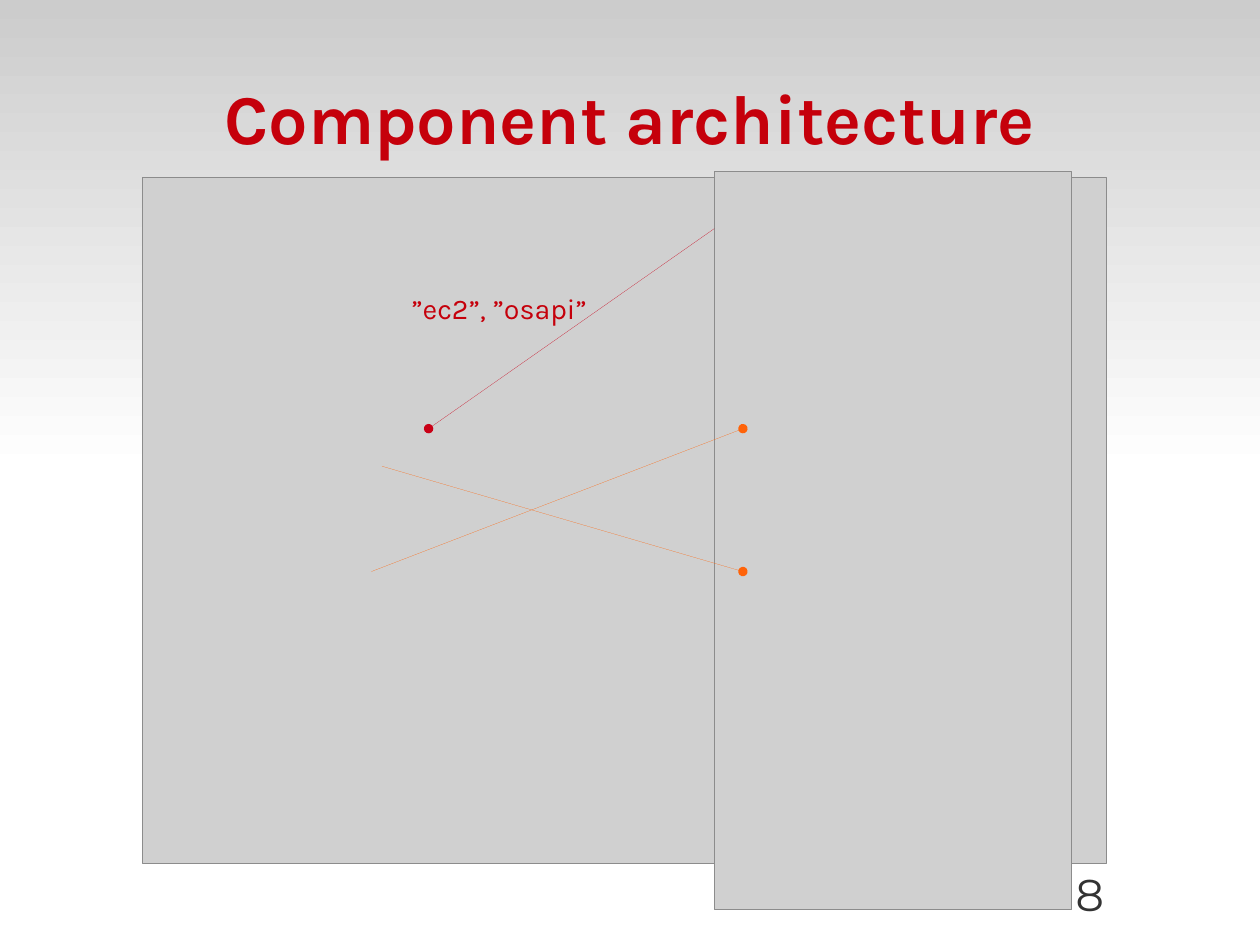
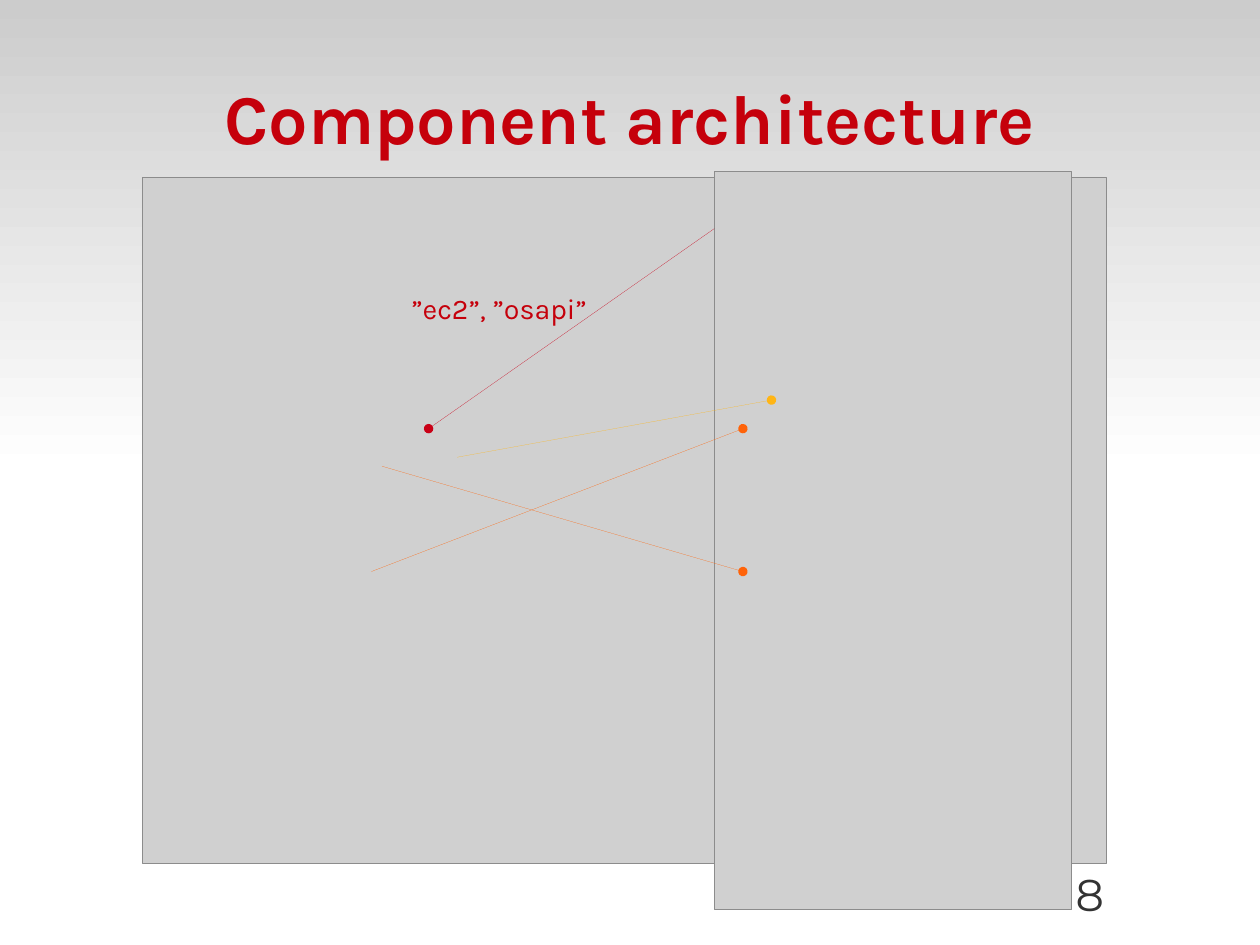
Before and after one commit to zyluo/talk-COSUG-2012, a slide deck: slide 8 of COSUG-2012.odp. Drawn at 1260x945 pixels with LibreOffice and Linux fonts; fonts in the diff are those of the drawing; grey boxes stand for pictures; background and template pictures are left out. Boxes give left, top, right and bottom in pixels: in the first picture for what was removed or moved away, otherwise in the second. Text is boxed around its words. In the diff, an @@ line names an element or a change of style, - is before the commit and + after.

```diff
--- a/COSUG-2012.odp
+++ b/COSUG-2012.odp
@@ arrow added from (457, 457) to (772, 400), #FFB515 0 pt @@
```
Also in this commit, not shown: 5 other slides changed, 3 slides added, 2 slides removed, 1 other file.
